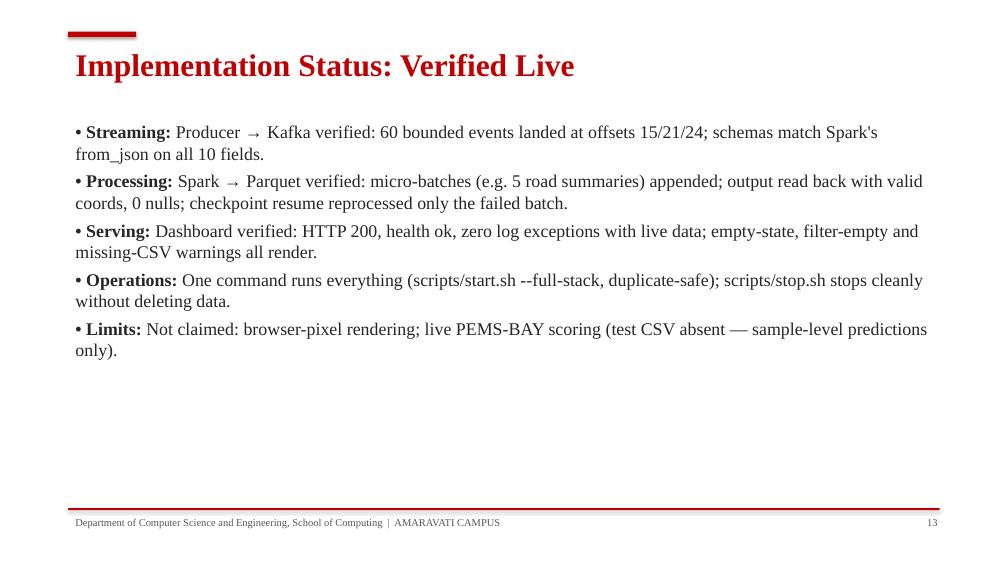
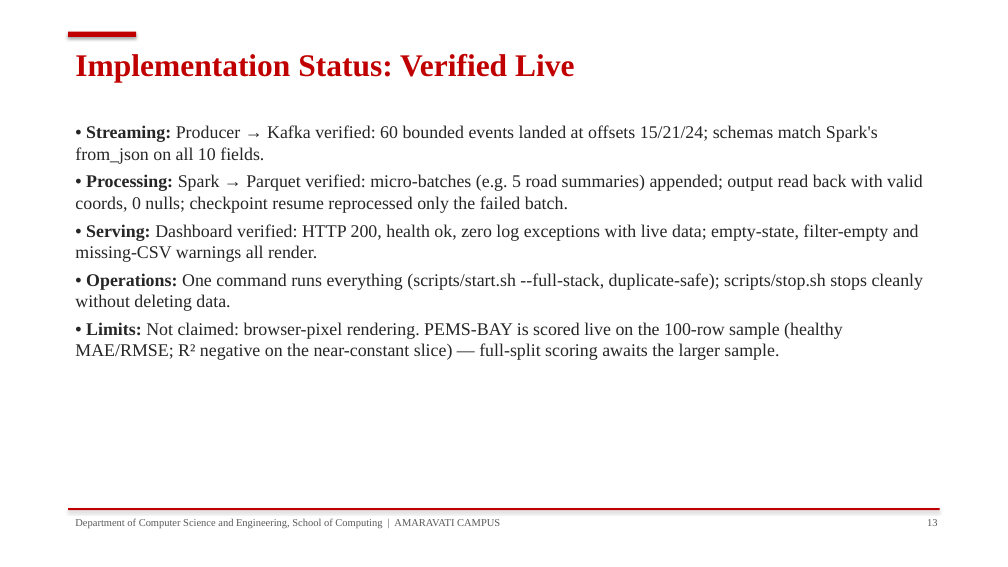
Before and after one commit to yashnarayan123/RealTime-Traffic_Congestion_Prediction, a slide deck: slide 13 of Project_Presentation_Final.pptx. Drawn at 1008x567 pixels with LibreOffice and Linux fonts; fonts in the diff are those of the drawing. Boxes give left, top, right and bottom in pixels: in the first picture for what was removed or moved away, otherwise in the second. Text is boxed around its words. In the diff, an @@ line names an element or a change of style, - is before the commit and + after.

Commit message:
Linux port fixes, live pipeline verification, dashboard light-theme redesign, live PEMS-BAY scoring

```diff
--- a/Project_Presentation_Final.pptx
+++ b/Project_Presentation_Final.pptx
@@ text at (75,322,843,360): text changed @@
-• Limits: Not claimed: browser-pixel rendering; live PEMS-BAY scoring (test CSV absent — sample-level predictions only).
+• Limits: Not claimed: browser-pixel rendering. PEMS-BAY is scored live on the 100-row sample (healthy MAE/RMSE; R² negative on the near-constant slice) — full-split scoring awaits the larger sample.
```
Also in this commit, not shown: 4 other slides changed, 4 other files.
